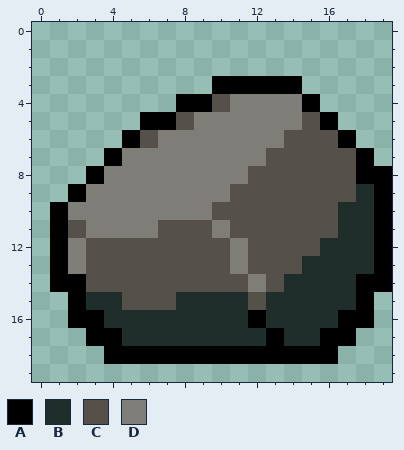
Pixel-art sprite: gfx/MShockXotto+/pngs_small_20x20/items/rock_large.png. The picture above was drawn from the file before the commit.
The file is 20x20 pixels.
Palette (. is transparent): A #000000  B #1f2e2b  C #55514a  D #7e7d78
The same view after the edit:
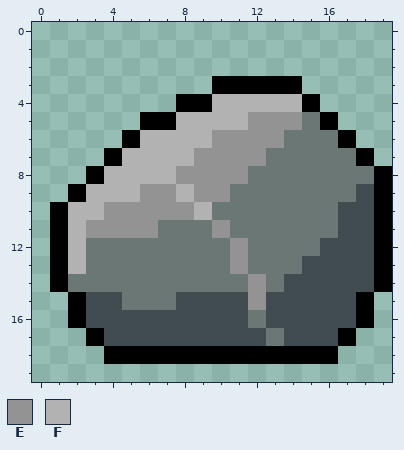
Colours new in this view: E #939393  F #b2b2b2
Change:
colour B: #1f2e2b -> #404c4f
colour C: #55514a -> #6a7775
y 4: x 10..14 CDDDD -> FFFFF
y 5: x 8..14 CDDDDDD -> FFFFEEE
y 6: x 6..13 CDDDDDDD -> FFFFEEEE
y 7: x 5..12 DDDDDDDD -> FFFFEEEE
y 8: x 4..11 DDDDDDDD -> FFFFEEEE; x 18 A -> C
y 9: x 3..10 DDDDDDDD -> FFFEEFEE
y 10: x 2..9 DDDDDDDD -> FFEEEEEF
y 11: x 2..6 CDDDD -> FEEEE; x 10 D -> E
y 12..13: x 2 D -> F; x 11 D -> E
y 14: x 2 A -> C; x 12 D -> E; x 18 A -> B
y 15: x 12 C -> E
y 16: x 3 A -> B; x 12 A -> C; x 17 A -> B
y 17: x 4 A -> B; x 13 A -> C; x 16 A -> B
